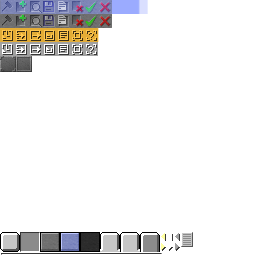
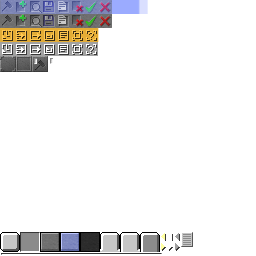
Two versions of the same layered image (256x256). Layer-by-layer changes:
added layer "universal副本" in group "label" over (x1=50, y1=58, x2=53, y2=64)
added layer "universal" in group "label" over (x1=32, y1=56, x2=48, y2=72)
